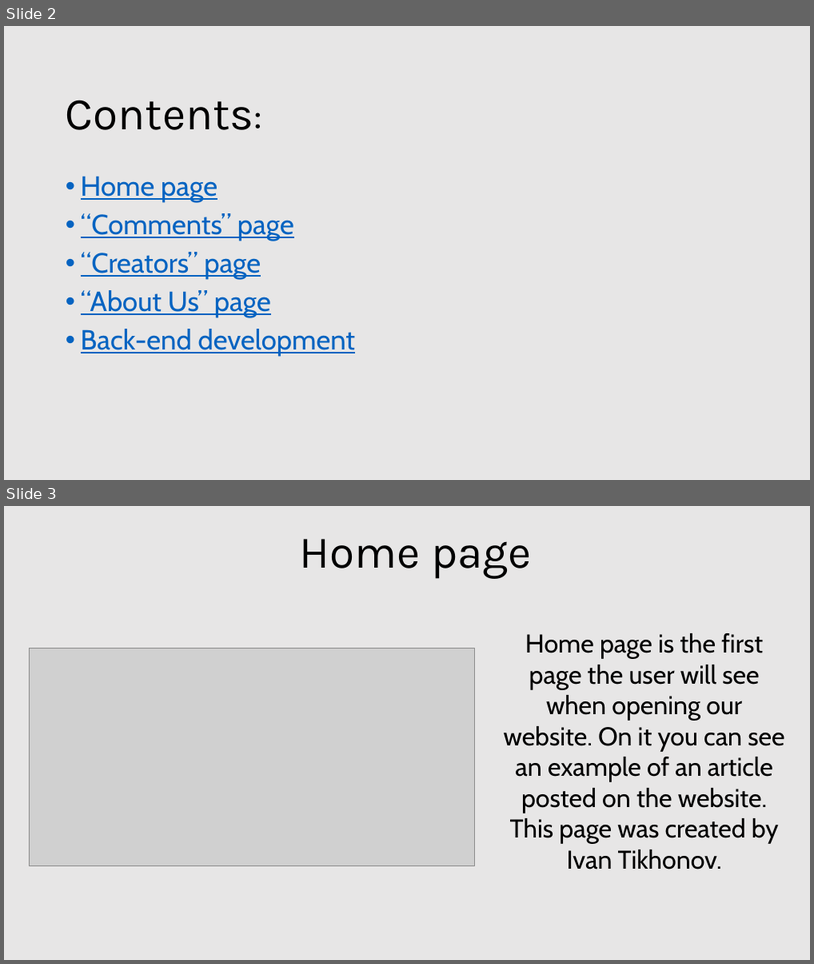
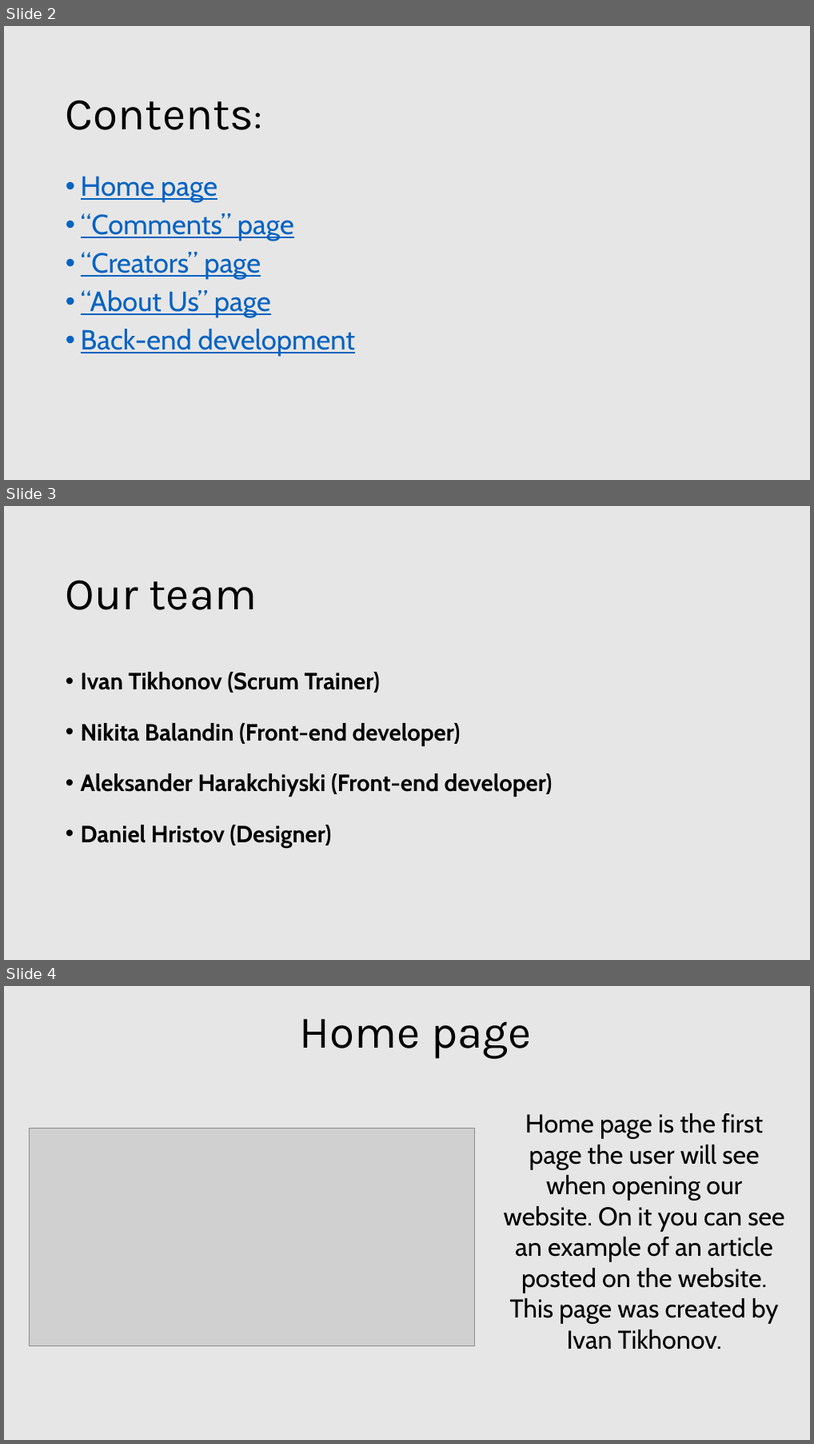
Before and after one commit to IYTihonov22/ADIC, a slide deck: docs/presentation.pptx. Shown one above the other, each under a label of ours: slides 2 and 3 before the commit, slides 2, 3 and 4 after it. The pictures are 814x964 and 814x1444 pixels, drawn with LibreOffice and Linux fonts; fonts in the diff are those of the drawing; grey boxes stand for pictures. Boxes give left, top, right and bottom in pixels: in the first picture for what was removed or moved away, otherwise in the second. Text is boxed around its words. In the diff, an @@ line names an element or a change of style, - is before the commit and + after.

Commit message:
Updated presentation

```diff
--- a/docs/presentation.pptx
+++ b/docs/presentation.pptx
@@ slide 3 added at [4, 506, 810, 960], background #E7E6E6 @@
@@ title added at [66, 580, 258, 610], 54 pt, text #000000 @@
+Our team
@@ text added at [81, 672, 553, 848], 28 pt, text #000000, bold @@
+• Ivan Tikhonov (Scrum Trainer)
+• Nikita Balandin (Front-end developer)
+• Aleksander Harakchiyski (Front-end developer)
+• Daniel Hristov (Designer)
@@ what was slide 3 is now slide 4 @@
```
Also in this commit, not shown: 1 slide changed, 1 other slide added.
